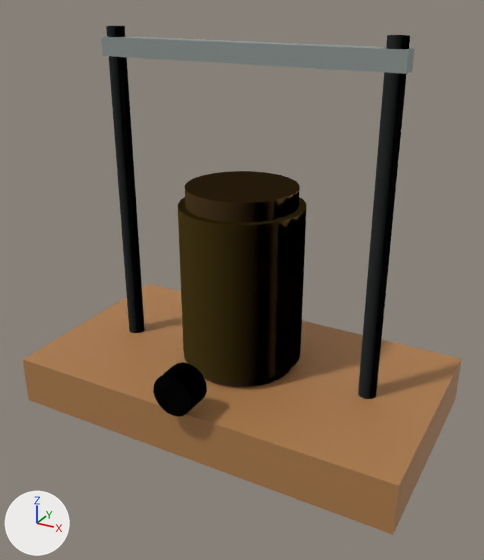
The glTF model dist/models/wireless.glb: old version first, new version second.
Both versions are drawn from a camera (50 mm lens) standing at (2.05, -3.73, 1.92) and looking at (0.08, -0.14, 0.12). The lights are fixed; the arrows at lower left show +X, +Y and +Z. The older version comes first. Where no turn or scale is listed for an object, it has been applied to the vertices. Vertices at exactly the same position are counted once.
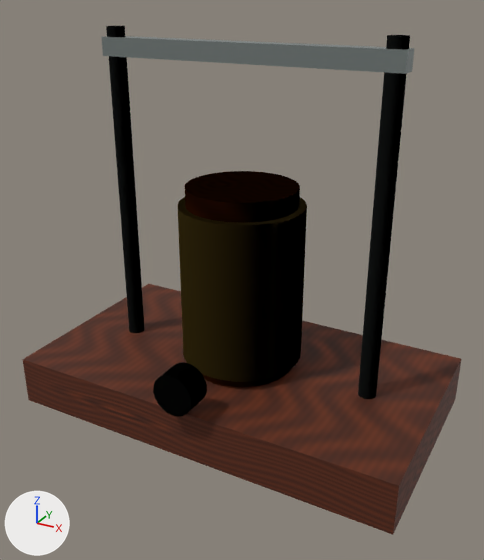
Where the change shows, as pixel boxes [x1, y1, x2, y2] in the pictures (484 x 560 px):
'Mesh_0', surface changed (darker)
    both: [22, 284, 461, 535]
'Mesh_2', surface changed, reshaped
    both: [178, 197, 307, 382]
'Mesh_5', surface changed
    both: [101, 36, 411, 74]
'Mesh_4', surface changed
    both: [358, 35, 409, 399]
'Mesh_1', surface changed, reshaped (darker)
    both: [185, 171, 300, 387]
'Mesh_3', surface changed
    both: [106, 26, 145, 333]

The change, as a diff of the scene's bpy script:
```diff
--- a/dist/models/wireless.glb.py
+++ b/dist/models/wireless.glb.py
@@ img_original_procedural_wood_grain @@
+img_original_procedural_wood_grain = load_image('Original procedural wood grain', '_unpacked/Original_procedural_wood_grain', 256, 256, 'sRGB')
@@ mat_wood @@
 n0 = _N.new('ShaderNodeBsdfPrincipled'); n0.name = 'Principled BSDF'
-n0.inputs[0].default_value = (0.42, 0.2, 0.07, 1.0)  # 'Base Color', brown #ad7c4b
-n0.inputs[2].default_value = 0.62  # 'Roughness'
+n0.inputs[2].default_value = 0.72  # 'Roughness'
 n1 = _N.new('ShaderNodeOutputMaterial'); n1.name = 'Material Output'
+n2 = _N.new('ShaderNodeMix'); n2.name = 'Mix'
+n2.data_type = 'RGBA'
+n2.blend_type = 'MULTIPLY'
+n2.inputs[0].default_value = 1.0  # 'Factor'
+n2.inputs[7].default_value = (0.42, 0.2, 0.07, 1.0)  # 'B', brown #ad7c4b
+n3 = _N.new('ShaderNodeTexImage'); n3.name = 'Image Texture'
+n3.image = img_original_procedural_wood_grain
 _L.new(n0.outputs[0], n1.inputs[0])  # 'BSDF' to 'Surface'
+_L.new(n2.outputs[2], n0.inputs[0])  # 'Result' to 'Base Color'
+_L.new(n3.outputs[0], n2.inputs[6])  # 'Color' to 'A'
@@ mat_wood2 @@
 n0 = _N.new('ShaderNodeBsdfPrincipled'); n0.name = 'Principled BSDF'
-n0.inputs[0].default_value = (0.68, 0.39, 0.14, 1.0)  # 'Base Color', orange #d7a869
-n0.inputs[2].default_value = 0.62  # 'Roughness'
+n0.inputs[2].default_value = 0.72  # 'Roughness'
 n1 = _N.new('ShaderNodeOutputMaterial'); n1.name = 'Material Output'
+n2 = _N.new('ShaderNodeMix'); n2.name = 'Mix'
+n2.data_type = 'RGBA'
+n2.blend_type = 'MULTIPLY'
+n2.inputs[0].default_value = 1.0  # 'Factor'
+n2.inputs[7].default_value = (0.68, 0.39, 0.14, 1.0)  # 'B', orange #d7a869
+n3 = _N.new('ShaderNodeTexImage'); n3.name = 'Image Texture'
+n3.image = img_original_procedural_wood_grain
 _L.new(n0.outputs[0], n1.inputs[0])  # 'BSDF' to 'Surface'
+_L.new(n2.outputs[2], n0.inputs[0])  # 'Result' to 'Base Color'
+_L.new(n3.outputs[0], n2.inputs[6])  # 'Color' to 'A'
@@ mat_brass @@
 mat_brass.base_color = (0.7, 0.46, 0.1)  # yellow #dab559
-mat_brass.metallic = 0.15
+mat_brass.metallic = 0.45
 mat_brass.roughness = 0.62
@@ mat_metal @@
 mat_metal.base_color = (0.28, 0.32, 0.31)  # grey #909997
-mat_metal.metallic = 0.15
+mat_metal.metallic = 0.72
 mat_metal.roughness = 0.62
@@ me_mesh_1 @@
 # used by ob_mesh_1; location = (0.0, 0.0, 0.05)
-me_mesh_1.from_pydata(...)  # 52 vertices, 96 faces; spans x -0.375..0.375, y -0.375..0.375, z -0.675..0.675
+me_mesh_1.from_pydata(...)  # 100 vertices, 192 faces; spans x -0.375..0.375, y -0.375..0.375, z -0.675..0.675
+# me_mesh_1 part 1
+# 96 faces are deleted
+# 24 vertices are added at x -0.372..0.372, y -0.372..0.372, z -0.675
+# 24 new vertices lie (0.0, 0.0, 1.35) away from vertices in x -0.372..0.372, y -0.372..0.372, z -0.675
+# 192 new faces join them
 me_mesh_1.materials.append(mat_wood2)
@@ me_mesh_2 @@
 # used by ob_mesh_2; location = (0.0, 0.0, 0.05)
-me_mesh_2.from_pydata(...)  # 52 vertices, 96 faces; spans x -0.425..0.425, y -0.425..0.425, z -0.55..0.55
+me_mesh_2.from_pydata(...)  # 100 vertices, 192 faces; spans x -0.425..0.425, y -0.425..0.425, z -0.55..0.55
+# me_mesh_2 part 2
+# 96 faces are deleted
+# 24 vertices are added at x -0.421..0.421, y -0.421..0.421, z -0.55
+# 24 new vertices lie (0.0, 0.0, 1.1) away from vertices in x -0.421..0.421, y -0.421..0.421, z -0.55
+# 192 new faces join them
 me_mesh_2.materials.append(mat_brass)
```
